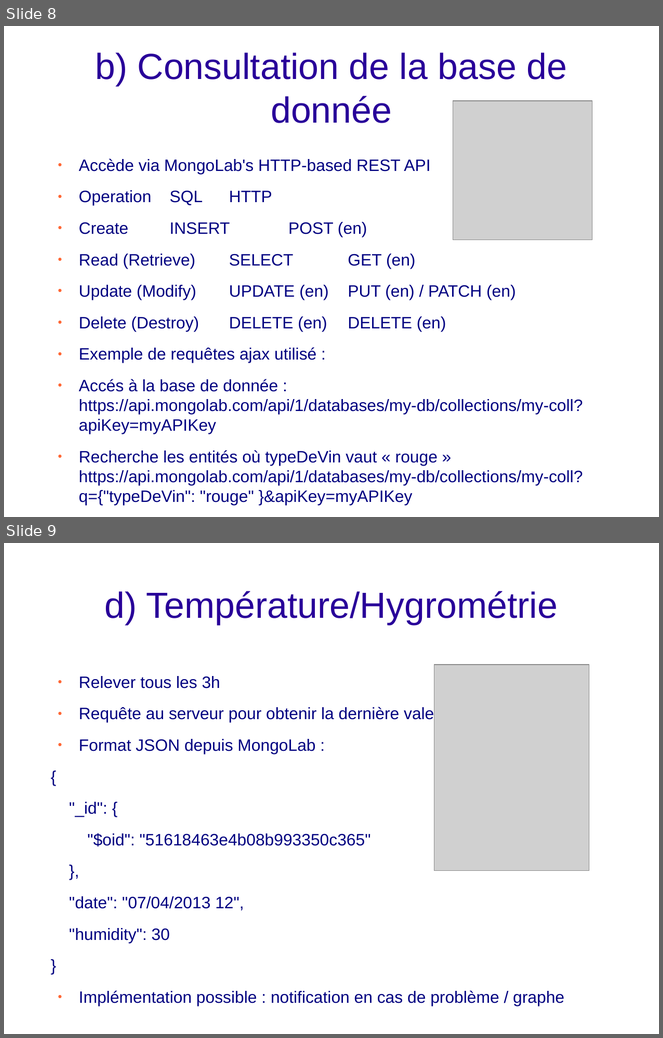
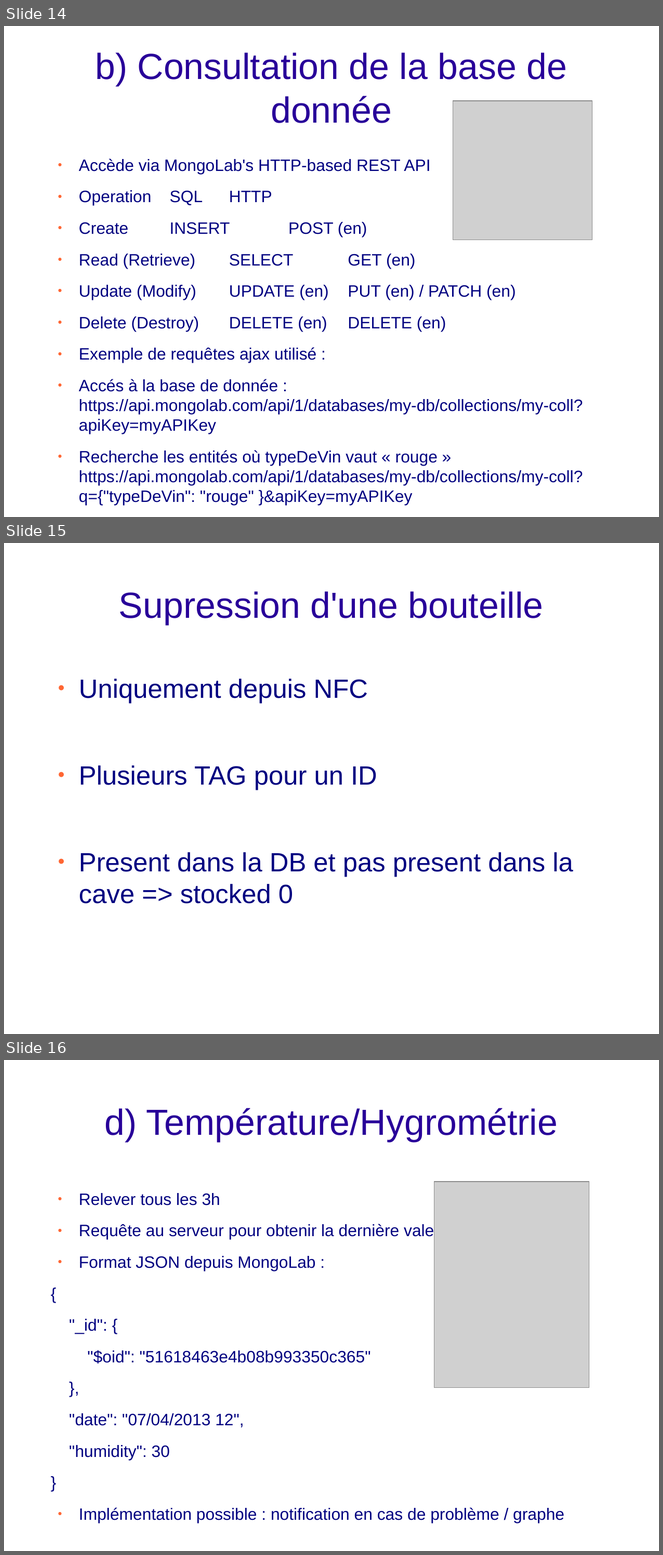
Before and after one commit to bigoud/e-cave, a slide deck: Presentation.odp. Shown one above the other, each under a label of ours: slides 8 and 9 before the commit, slides 14, 15 and 16 after it. The pictures are 663x1038 and 663x1555 pixels, drawn with LibreOffice and Linux fonts; fonts in the diff are those of the drawing; grey boxes stand for pictures; background and template pictures are left out. Boxes give left, top, right and bottom in pixels: in the first picture for what was removed or moved away, otherwise in the second. Text is boxed around its words. In the diff, an @@ line names an element or a change of style, - is before the commit and + after.

```diff
--- a/Presentation.odp
+++ b/Presentation.odp
@@ slide 15 added at box(4, 543, 659, 1034), background picture (left out) @@
@@ title added at box(119, 591, 543, 625), 44 pt, text #280099 @@
+Supression d'une bouteille
@@ text added at box(79, 679, 573, 904), 32 pt, text #000080 @@
+● Uniquement depuis NFC
+● Plusieurs TAG pour un ID
+● Present dans la DB et pas present dans la cave => stocked 0
@@ what was slide 8 is now slide 14 @@
@@ what was slide 9 is now slide 16 @@
```
Also in this commit, not shown: 7 other slides added.
